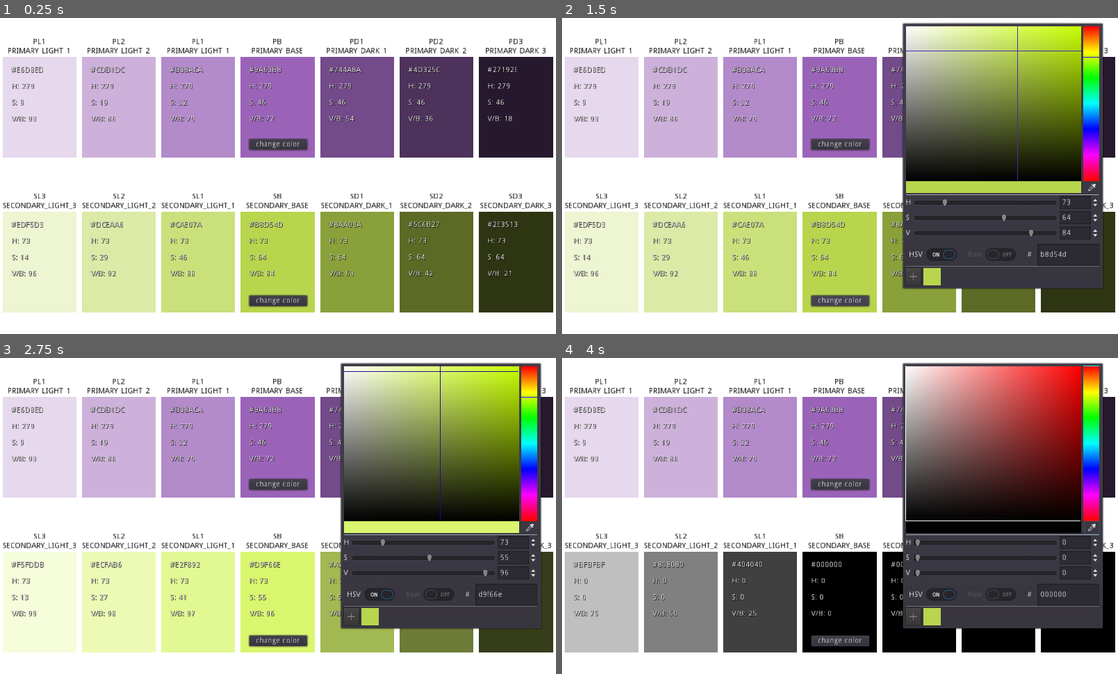
Above: before the commit, frames 1-4 (two rows, left to right).
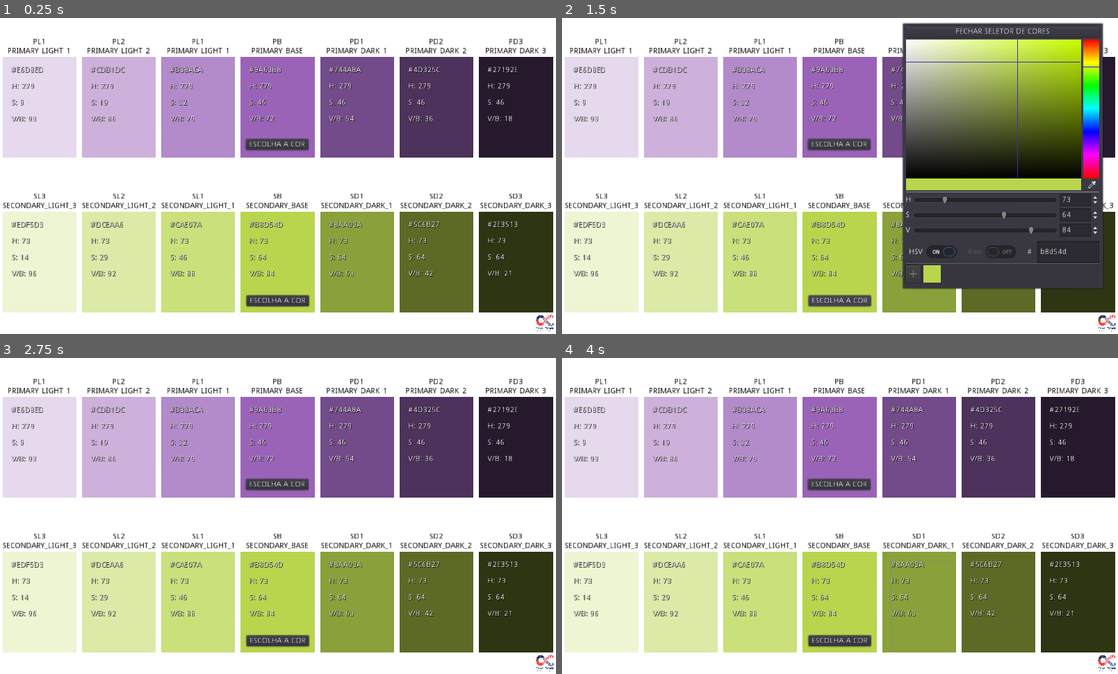
Above: after the commit, the same moments.

Repository: Plataforma-Ciencia-em-Sintese/color-pallete-tool
Game: Godot game, scene res://main.tscn
Same seed, same stepped clock (60 frames per second), same inputs: the game is played once before the commit and once after it.
Inputs (mouse positions are in pixels of both pictures, inside the frame that each line leads up to):
- Up to frame 1 (0.25 s): no input
- Up to frame 2 (1.5 s): click "change color" (after the commit: "ESCOLHA A COR") at 0.5 s; click "change color" (after the commit: "ESCOLHA A COR") at 1.25 s
- Up to frame 3 (2.75 s): click (439, 370) at 2 s, where only the run after the commit has a clickable "FECHAR SELETOR DE CORES"
- Up to frame 4 (4 s): click (1090, 528) at 2.77 s; click (934, 595) at 3.5 s, where only the run before the commit has a clickable "HSV"

The runs differ from the first frame. In frame 1, 0.3% of the frame differs, in the area x 44-100%, y 38-100%; in frame 2, 4.9%; in frame 3, 34%; in frame 4, 51%, in the area x 0-100%, y 1-100%.

Commit message:
add: buttons to close cor selector

Diff:
--- a/color-pallete-tool/main.gd
+++ b/color-pallete-tool/main.gd
@@ -199,8 +199,8 @@
 	var panel_picker2: PanelContainer = $PanelContainerSecondary
 	panel_picker2.visible = false
 	panel_picker1.visible = true
-	panel_picker1.get_node("ColorPicker").color = get_primary()
-	panel_picker1.get_node("ColorPicker").add_preset(Color(PRIMARY))
+	$PanelContainerPrimary/VBoxContainer/ColorPicker.color = get_primary()
+	$PanelContainerPrimary/VBoxContainer/ColorPicker.add_preset(Color(PRIMARY))
 
 
 func _on_ChangeColorSecondary_pressed() -> void:
@@ -208,8 +208,8 @@
 	var panel_picker1: PanelContainer = $PanelContainerPrimary
 	panel_picker1.visible = false
 	panel_picker2.visible = true
-	panel_picker2.get_node("ColorPicker").color = get_secondary()
-	panel_picker2.get_node("ColorPicker").add_preset(Color(SECONDARY))
+	$PanelContainerSecondary/VBoxContainer/ColorPicker.color = get_secondary()
+	$PanelContainerSecondary/VBoxContainer/ColorPicker.add_preset(Color(SECONDARY))
 
 
 func _on_PrimaryColorPicker_color_changed(color: Color) -> void:
@@ -218,3 +218,10 @@
 
 func _on_SecondaryColorPicker_color_changed(color: Color) -> void:
 	set_secondary(color)
+
+
+func _on_close_color_selector() -> void:
+	var panel_picker_primary: PanelContainer = $PanelContainerPrimary
+	var panel_picker_secondary: PanelContainer = $PanelContainerSecondary
+	panel_picker_primary.visible = false
+	panel_picker_secondary.visible = false
--- a/color-pallete-tool/main.tscn
+++ b/color-pallete-tool/main.tscn
@@ -1,6 +1,7 @@
-[gd_scene load_steps=2 format=2]
+[gd_scene load_steps=3 format=2]
 
 [ext_resource path="res://main.gd" type="Script" id=1]
+[ext_resource path="res://icon.png" type="Texture" id=2]
 
 [node name="Main" type="Control"]
 anchor_right = 1.0
@@ -19,7 +20,6 @@
 anchor_top = 0.09
 anchor_right = 0.137695
 anchor_bottom = 0.146667
-margin_top = -3.8147e-06
 custom_colors/font_color = Color( 0, 0, 0, 1 )
 text = "PL1
 PRIMARY_LIGHT_1"
@@ -34,7 +34,6 @@
 anchor_top = 0.09
 anchor_right = 0.280273
 anchor_bottom = 0.146667
-margin_top = -3.8147e-06
 custom_colors/font_color = Color( 0, 0, 0, 1 )
 text = "PL2
 PRIMARY_LIGHT_2"
@@ -49,7 +48,6 @@
 anchor_top = 0.09
 anchor_right = 0.422852
 anchor_bottom = 0.146667
-margin_top = -3.8147e-06
 custom_colors/font_color = Color( 0, 0, 0, 1 )
 text = "PL1
 PRIMARY_LIGHT_1"
@@ -64,7 +62,6 @@
 anchor_top = 0.09
 anchor_right = 0.566406
 anchor_bottom = 0.146667
-margin_top = -3.8147e-06
 custom_colors/font_color = Color( 0, 0, 0, 1 )
 text = "PB
 PRIMARY_BASE"
@@ -79,7 +76,6 @@
 anchor_top = 0.09
 anchor_right = 0.708984
 anchor_bottom = 0.146667
-margin_top = -3.8147e-06
 custom_colors/font_color = Color( 0, 0, 0, 1 )
 text = "PD1
 PRIMARY_DARK_1"
@@ -94,7 +90,6 @@
 anchor_top = 0.09
 anchor_right = 0.851562
 anchor_bottom = 0.146667
-margin_top = -3.8147e-06
 custom_colors/font_color = Color( 0, 0, 0, 1 )
 text = "PD2
 PRIMARY_DARK_2"
@@ -109,7 +104,6 @@
 anchor_top = 0.09
 anchor_right = 0.995117
 anchor_bottom = 0.146667
-margin_top = -3.8147e-06
 custom_colors/font_color = Color( 0, 0, 0, 1 )
 text = "PD3
 PRIMARY_DARK_3"
@@ -619,25 +613,25 @@
 selection_enabled = true
 
 [node name="ChangeColorPrimary" type="Button" parent="."]
-anchor_left = 0.448242
+anchor_left = 0.442383
 anchor_top = 0.401667
-anchor_right = 0.552734
+anchor_right = 0.554688
 anchor_bottom = 0.435
 focus_mode = 0
 enabled_focus_mode = 0
-text = "change color"
+text = "ESCOLHA A COR"
 __meta__ = {
 "_edit_use_anchors_": true
 }
 
 [node name="ChangeColorSecondary" type="Button" parent="."]
-anchor_left = 0.448242
+anchor_left = 0.443359
 anchor_top = 0.881667
-anchor_right = 0.552734
+anchor_right = 0.555664
 anchor_bottom = 0.915
 focus_mode = 0
 enabled_focus_mode = 0
-text = "change color"
+text = "ESCOLHA A COR"
 __meta__ = {
 "_edit_use_anchors_": true
 }
@@ -653,27 +647,16 @@
 "_edit_use_anchors_": true
 }
 
-[node name="ColorPicker" type="ColorPicker" parent="PanelContainerPrimary"]
-margin_left = 31.0
-margin_top = 31.0
-margin_right = 389.0
-margin_bottom = 509.0
-edit_alpha = false
-hsv_mode = true
-presets_enabled = false
-
-[node name="PanelContainerSecondary" type="PanelContainer" parent="."]
-visible = false
-anchor_left = 0.611328
-anchor_top = 0.0433333
-anchor_right = 0.974609
-anchor_bottom = 0.863333
-__meta__ = {
-"_edit_group_": true,
-"_edit_use_anchors_": true
-}
-
-[node name="ColorPicker" type="ColorPicker" parent="PanelContainerSecondary"]
+[node name="VBoxContainer" type="VBoxContainer" parent="PanelContainerPrimary"]
+margin_right = 40.0
+margin_bottom = 40.0
+
+[node name="Button" type="Button" parent="PanelContainerPrimary/VBoxContainer"]
+margin_right = 12.0
+margin_bottom = 20.0
+text = "FECHAR SELETOR DE CORES"
+
+[node name="ColorPicker" type="ColorPicker" parent="PanelContainerPrimary/VBoxContainer"]
 margin_left = 35.0
 margin_top = 35.0
 margin_right = 393.0
@@ -682,7 +665,53 @@
 hsv_mode = true
 presets_enabled = false
 
+[node name="PanelContainerSecondary" type="PanelContainer" parent="."]
+visible = false
+anchor_left = 0.611328
+anchor_top = 0.0433333
+anchor_right = 0.974609
+anchor_bottom = 0.863333
+__meta__ = {
+"_edit_group_": true,
+"_edit_use_anchors_": true
+}
+
+[node name="VBoxContainer" type="VBoxContainer" parent="PanelContainerSecondary"]
+margin_left = 7.0
+margin_top = 7.0
+margin_right = 365.0
+margin_bottom = 485.0
+
+[node name="Button" type="Button" parent="PanelContainerSecondary/VBoxContainer"]
+margin_right = 357.0
+margin_bottom = 20.0
+text = "FECHAR SELETOR DE CORES"
+
+[node name="ColorPicker" type="ColorPicker" parent="PanelContainerSecondary/VBoxContainer"]
+margin_top = 24.0
+margin_right = 357.0
+margin_bottom = 462.0
+edit_alpha = false
+hsv_mode = true
+presets_enabled = false
+
+[node name="MarginContainer2" type="MarginContainer" parent="."]
+anchor_left = 1.0
+anchor_top = 1.0
+anchor_right = 1.0
+anchor_bottom = 1.0
+margin_left = -40.0
+margin_top = -40.0
+
+[node name="TextureRect" type="TextureRect" parent="MarginContainer2"]
+margin_right = 40.0
+margin_bottom = 40.0
+texture = ExtResource( 2 )
+expand = true
+
 [connection signal="pressed" from="ChangeColorPrimary" to="." method="_on_ChangeColorPrimary_pressed"]
 [connection signal="pressed" from="ChangeColorSecondary" to="." method="_on_ChangeColorSecondary_pressed"]
-[connection signal="color_changed" from="PanelContainerPrimary/ColorPicker" to="." method="_on_PrimaryColorPicker_color_changed"]
-[connection signal="color_changed" from="PanelContainerSecondary/ColorPicker" to="." method="_on_SecondaryColorPicker_color_changed"]
+[connection signal="pressed" from="PanelContainerPrimary/VBoxContainer/Button" to="." method="_on_close_color_selector"]
+[connection signal="color_changed" from="PanelContainerPrimary/VBoxContainer/ColorPicker" to="." method="_on_PrimaryColorPicker_color_changed"]
+[connection signal="pressed" from="PanelContainerSecondary/VBoxContainer/Button" to="." method="_on_close_color_selector"]
+[connection signal="color_changed" from="PanelContainerSecondary/VBoxContainer/ColorPicker" to="." method="_on_SecondaryColorPicker_color_changed"]
Binary file added: color-pallete-tool/icon.png
